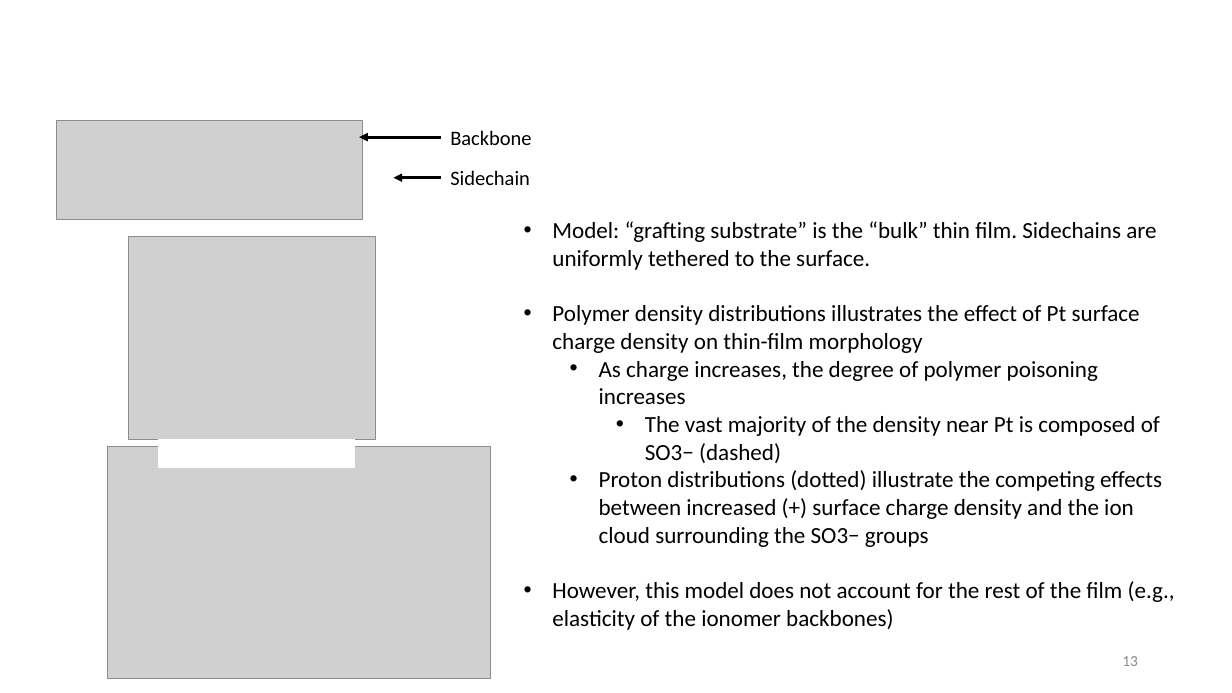
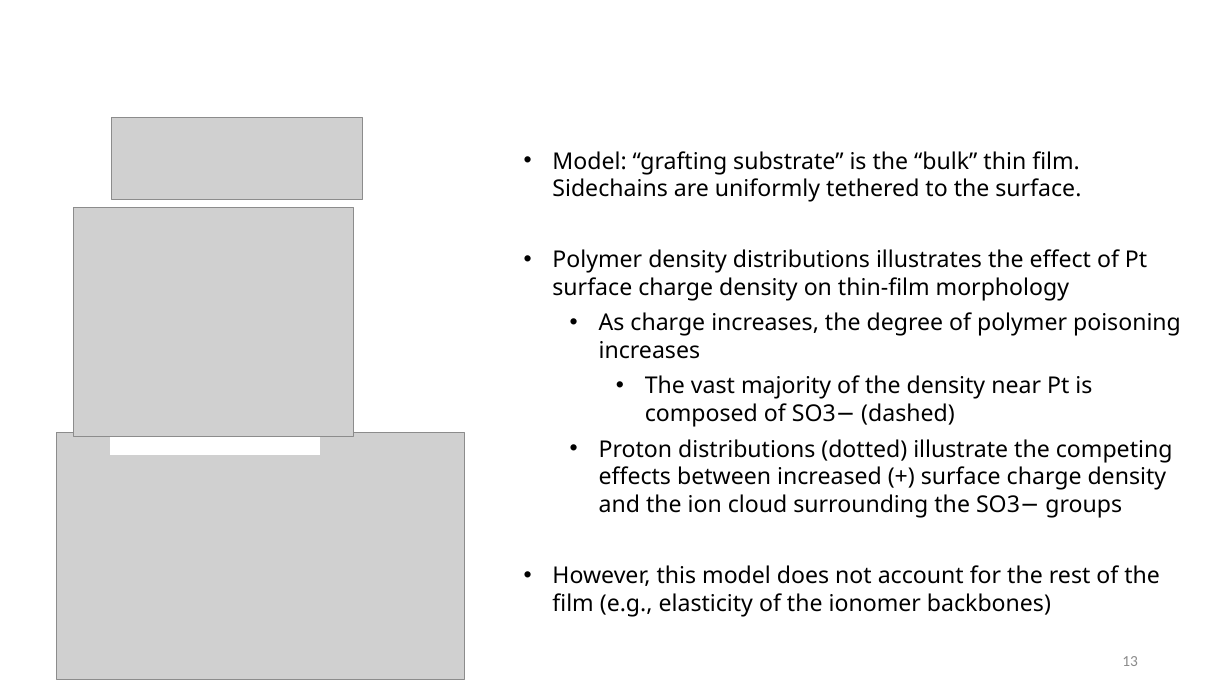
Before and after one commit to tyokokur/presentations, a slide deck: slide 13 of 20240722 NAF Intro.pptx. Drawn at 1232x693 pixels with LibreOffice and Linux fonts; fonts in the diff are those of the drawing; grey boxes stand for pictures; background and template pictures are left out. Boxes give left, top, right and bottom in pixels: in the first picture for what was removed or moved away, otherwise in the second. Text is boxed around its words. In the diff, an @@ line names an element or a change of style, - is before the commit and + after.

Commit message:
autocommit

```diff
--- a/20240722 NAF Intro.pptx
+++ b/20240722 NAF Intro.pptx
@@ picture: place and size @@
-picture at [56,120,362,220]
+picture at [111,117,362,200]
@@ group removed at [360,130,531,185]: 2 texts, 2 arrows @@
-Backbone
-Sidechain
@@ text "Model: “grafting substrate” is the ...": place and size @@
-text "Model: “grafting substrate” is the ..." at [552,221,1175,630]
+text "Model: “grafting substrate” is the ..." at [552,151,1181,616]
@@ text "Model: “grafting substrate” is the ..." at [552,151,1181,616]: font Calibri to Noto Sans; more space between paragraphs @@
@@ picture: place and size @@
-picture at [128,237,376,439]
+picture at [74,207,354,436]
@@ picture: place and size @@
-picture at [107,446,491,678]
+picture at [56,433,464,679]
@@ rectangle: place and size @@
-rectangle at [158,440,354,468]
+rectangle at [111,425,319,455]
```
